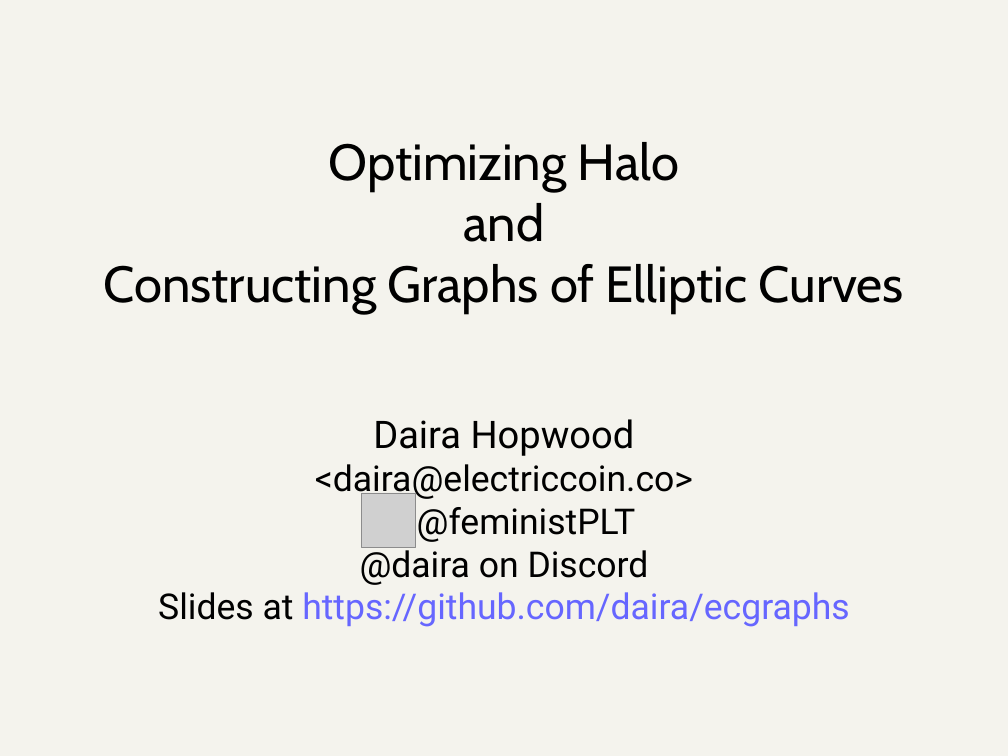
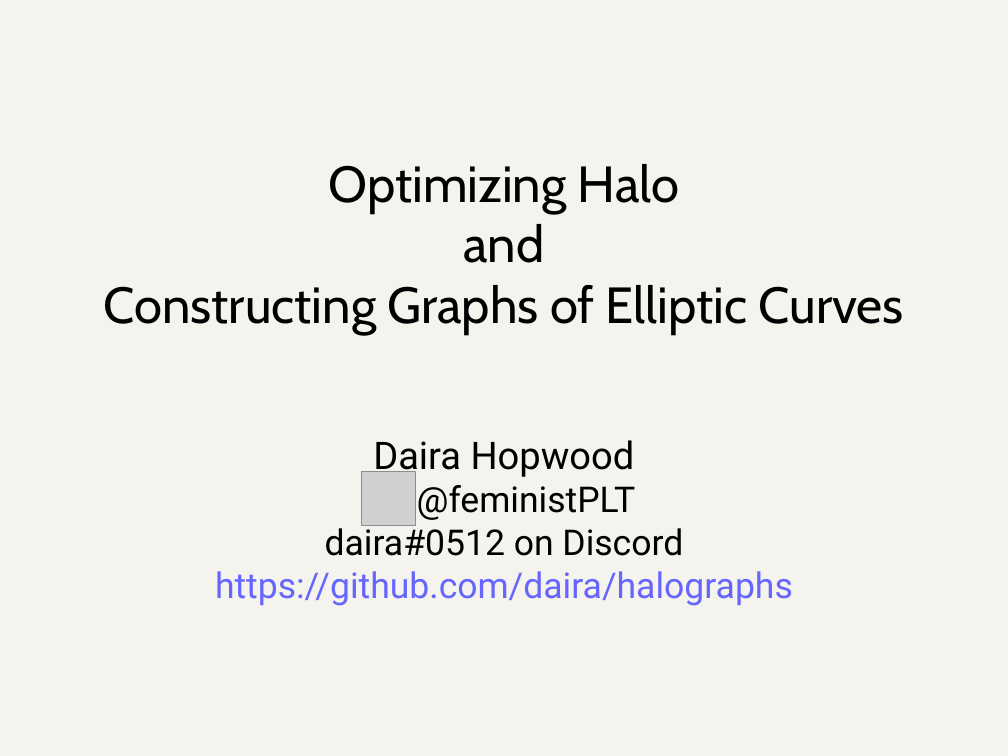
Before and after one commit to daira/halographs, a slide deck: slide 1 of halographs.odp. Drawn at 1008x756 pixels with LibreOffice and Linux fonts; fonts in the diff are those of the drawing; grey boxes stand for pictures. Boxes give left, top, right and bottom in pixels: in the first picture for what was removed or moved away, otherwise in the second. Text is boxed around its words. In the diff, an @@ line names an element or a change of style, - is before the commit and + after.

```diff
--- a/halographs.odp
+++ b/halographs.odp
@@ subtitle at (315, 464, 693, 500): paragraph removed @@
-<daira@electriccoin.co>
@@ picture: place and size @@
-picture at (362, 493, 416, 547)
+picture at (362, 472, 416, 526)
@@ subtitle at (215, 522, 793, 606): text changed @@
-@daira on Discord
-Slides at https://github.com/daira/ecgraphs
+daira#0512 on Discord
+https://github.com/daira/halographs
```
Also in this commit, not shown: 16 other slides changed, 16 slides added, 11 slides removed, 17 other files.
